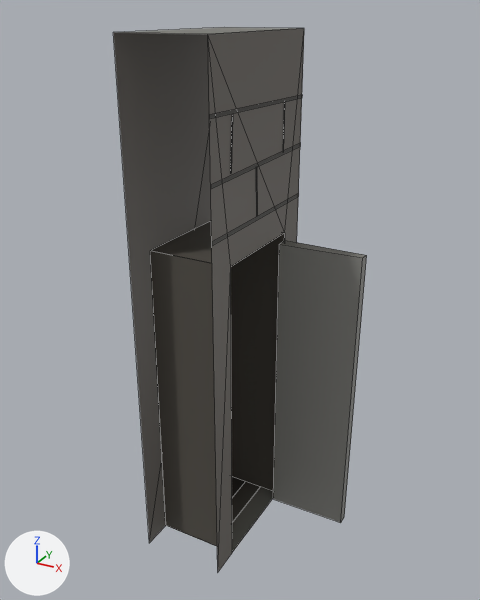
The Blender file art/kit/walls/wall.crypt.niche_open/wall.crypt.niche_open.blend as it was, and as the next commit left it.
Camera for both pictures: a 50 mm lens placed at (1.82, -3.07, 3.1), pointed at (0.14, -0.02, 1.58). The lights are fixed; the arrows at lower left show +X, +Y and +Z. The first picture is the older version. Mesh edges are drawn as thin lines.

The first picture shows 'wall_crypt_open'.
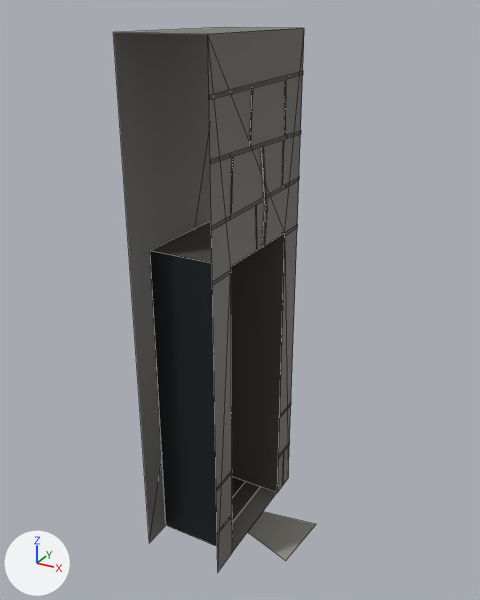
What differs and where, as boxes [x1, y1, x2, y2] in the pictures (480 x 600 px; the box of a moved part takes in the faces that stretch with it):
'wall_crypt_open', reshaped (20% narrower)
    before: [113, 27, 367, 571]
    after: [113, 27, 316, 571]
part 1 of me_wall_crypt_open, moved or reshaped
    before: [283, 101, 285, 151]
    after: [282, 452, 284, 486]
part 2 of me_wall_crypt_open, moved or reshaped
    before: [256, 167, 258, 217]
    after: [255, 205, 257, 251]
part 3 of me_wall_crypt_open, moved or reshaped
    before: [230, 115, 233, 174]
    after: [230, 158, 233, 214]
part 4 of me_wall_crypt_open, added
    after: [282, 140, 284, 188]
part 5 of me_wall_crypt_open, added
    after: [249, 88, 253, 147]
part 6 of me_wall_crypt_open, added
    after: [285, 81, 286, 135]
part 7 of me_wall_crypt_open, deleted
    before: [211, 143, 301, 189]
part 8 of me_wall_crypt_open, deleted
    before: [210, 95, 303, 119]
part 9 of me_wall_crypt_open, cut back
    before: [150, 193, 367, 546]
    after: [150, 71, 316, 560]

The edits, one by one:
me_wall_crypt_open is used by ob_wall_crypt_open; location (0.0, 0.0, 0.0).
me_wall_crypt_open had 80 vertices, 29 faces and spanned x -0.25..0.75, y -0.5..0.5, z 0.0..3.0.
me_wall_crypt_open now has 156 vertices, 44 faces and spans x -0.25..0.61, y -0.5..0.5, z 0.0..3.0.
me_wall_crypt_open part 1: the loose piece of 4 vertices spanning x 0.25, y 0.26..0.28, z 2.38..2.65 is moved by (0.0, 0.14, -2.36).
me_wall_crypt_open part 2: the loose piece of 4 vertices spanning x 0.25, y -0.06..-0.03, z 2.09..2.36 is moved by (0.0, 0.0, -0.19).
me_wall_crypt_open part 3: the loose piece of 4 vertices spanning x 0.25, y -0.32..-0.29, z 2.38..2.65 is moved by (0.0, 0.0, -0.2).
me_wall_crypt_open part 4: the loose piece of 4 vertices spanning x 0.25, y 0.26..0.28, z 2.38..2.65 is copied, and the copy is moved by (0.0, 0.0, -0.2); it spans x 0.25, y 0.26..0.28, z 2.18..2.45.
me_wall_crypt_open part 5: the loose piece of 4 vertices spanning x 0.25, y -0.32..-0.29, z 2.38..2.65 is copied, and the copy is moved by (0.0, 0.19, 0.1); it spans x 0.25, y -0.13..-0.1, z 2.47..2.75.
me_wall_crypt_open part 6: the loose piece of 4 vertices spanning x 0.25, y 0.26..0.28, z 2.38..2.65 is copied, and the copy is moved by (0.0, 0.01, 0.1); it spans x 0.25, y 0.26..0.29, z 2.47..2.75.
me_wall_crypt_open part 7: the loose piece of 4 vertices spanning x 0.25, y -0.5..0.5, z 2.34..2.39 is deleted.
me_wall_crypt_open part 8: the loose piece of 4 vertices spanning x 0.25, y -0.5..0.5, z 2.64..2.67 is deleted.
Part 9, on me_wall_crypt_open:
12 vertices are removed from x 0.25..0.75, y -0.5..0.5, z 0.0..2.09.
10 faces are deleted.
84 vertices are added at x 0.23..0.61, y -0.5..0.5, z 0.0..2.78.
24 new faces join them.
